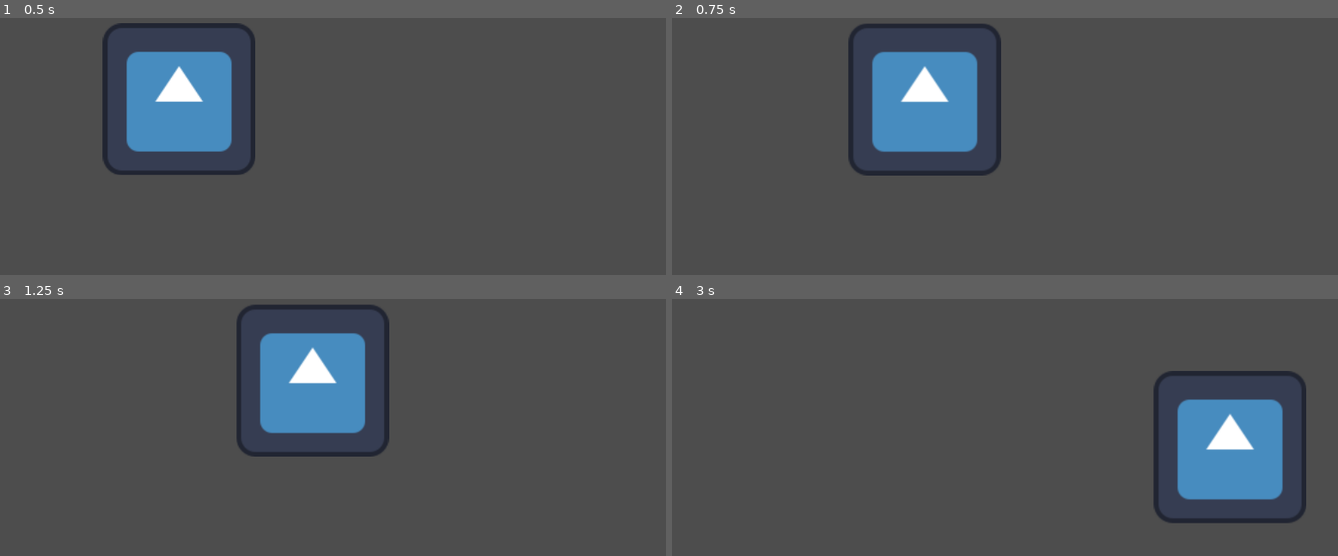
Above: before the commit, frames 1-4 (two rows, left to right).
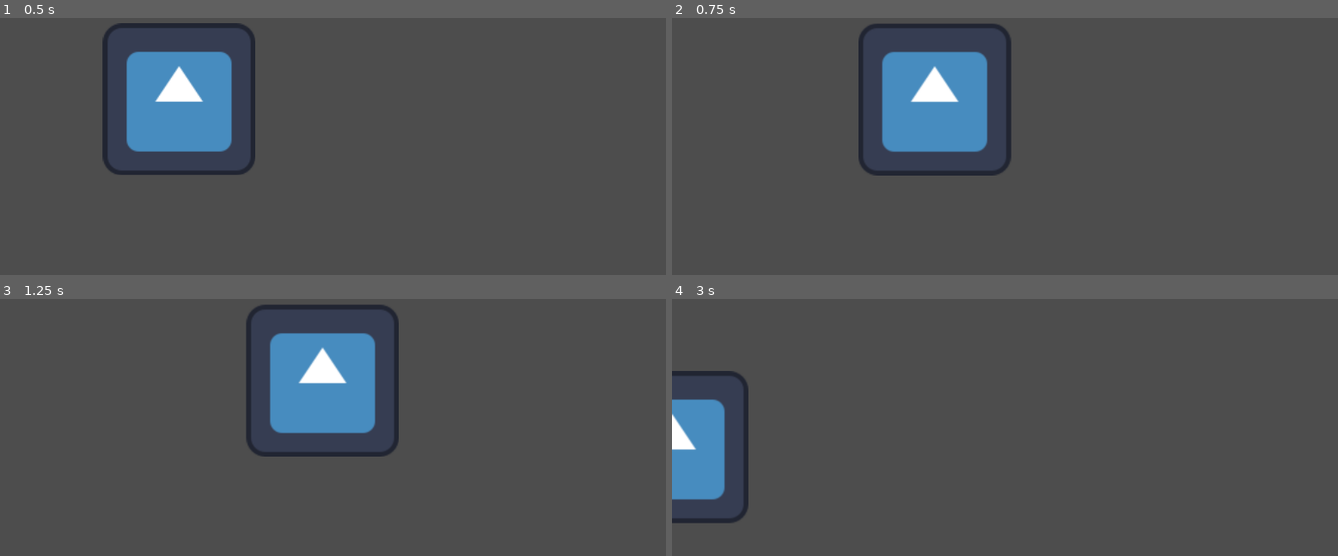
Above: after the commit, the same moments.

Repository: Mario-King-64/SunCreamer
Game: Godot game, scene res://Map/map.tscn
The game is run twice, just before and just after one commit, with the same random seed, the same clock (stepped at 60 frames per second) and the same inputs. The engine's default icon, where the game draws it, is replaced by a stand-in: a white triangle on a blue panel in a dark square.
Inputs (mouse positions are in pixels of both pictures, inside the frame that each line leads up to):
- Up to frame 1 (0.5 s): no input
- Up to frame 2 (0.75 s): move the mouse to (1164, 154) at 0.52 s; hold Right (right) from 0.53 s (still down); click (1164, 154) at 0.6 s
- Up to frame 3 (1.25 s): keep holding Right (right)
- Up to frame 4 (3 s): move the mouse to (878, 473) at 1.27 s; release Right (right) at 1.28 s; hold Down (down) 1.28-2.03 s; click (878, 473) at 1.35 s; move the mouse to (1084, 368) at 2.02 s; hold Right (right) 2.03-2.78 s; click (1084, 368) at 2.1 s; move the mouse to (978, 530) at 2.77 s; hold Up (up) from 2.78 s (still down); click (978, 530) at 2.85 s

Frame 1 is identical in both runs. In frame 2, 3.5% of the frame differs, in the area x 26-51%, y 2-62%; in frame 3, 3.6%; in frame 4, 12%, in the area x 0-96%, y 28-88%.

Commit message:
Last override hopefully (file error be gone)

Diff:
--- a/Map/map.gd
+++ b/Map/map.gd
@@ -36,4 +36,4 @@
 		$Logo.pos.y += $Logo.speed * delta
 
 	if Input.is_action_just_pressed("Primary Action"):
-		$Logo.pos.x += 5000 * delta
+		$Logo.pos.x += 6000 * delta
